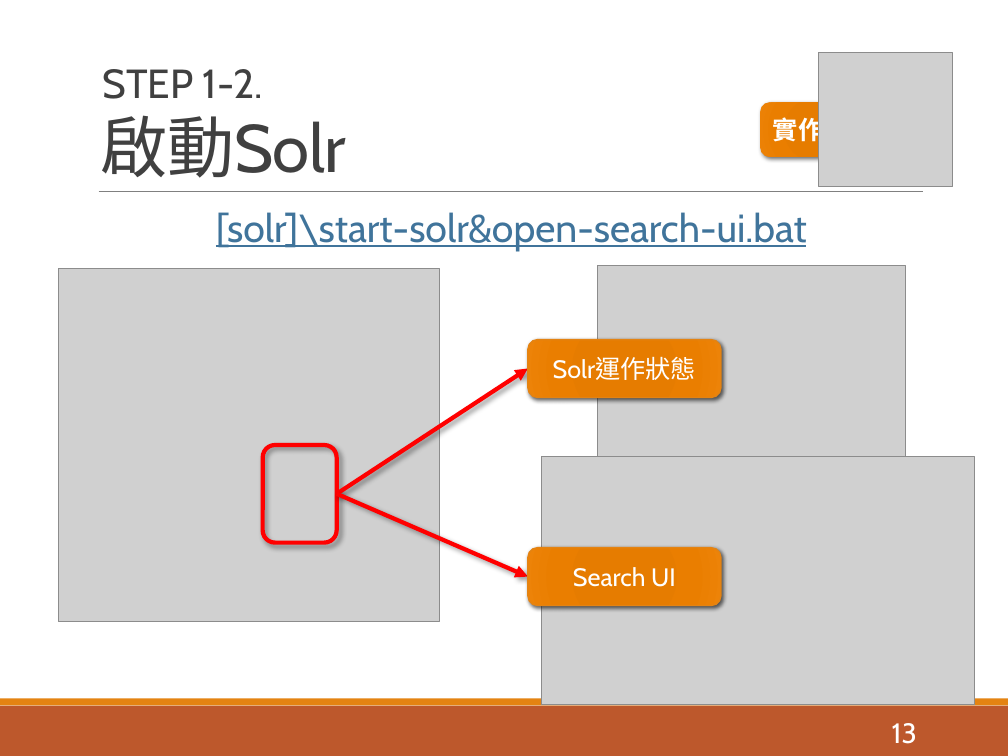
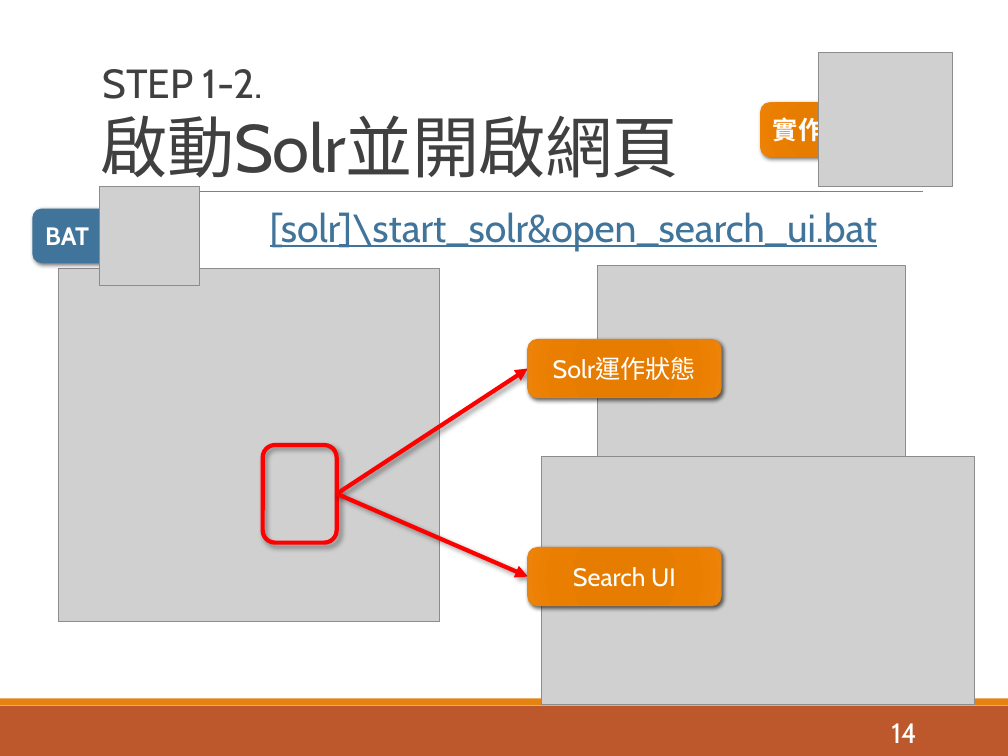
Before and after one commit to pulipulichen/ir-practice-solr, a slide deck: slide 14 of Apache Solr教學介紹.pptx (slide 13 before the commit). Drawn at 1008x756 pixels with LibreOffice and Linux fonts; fonts in the diff are those of the drawing; grey boxes stand for pictures. Boxes give left, top, right and bottom in pixels: in the first picture for what was removed or moved away, otherwise in the second. Text is boxed around its words. In the diff, an @@ line names an element or a change of style, - is before the commit and + after.

```diff
--- a/Apache Solr教學介紹.pptx
+++ b/Apache Solr教學介紹.pptx
@@ title at bbox=[101, 115, 679, 189]: text changed @@
-啟動Solr
+啟動Solr並開啟網頁
@@ rounded rectangle added at bbox=[32, 209, 145, 263], fill #40749B, 18 pt, text #FFFFFF, bold @@
+BAT
@@ picture added at bbox=[100, 186, 200, 286] @@
@@ text at bbox=[270, 212, 878, 252]: text changed @@
-[solr]\start-solr&open-search-ui.bat
+[solr]\start_solr&open_search_ui.bat
@@ page number at bbox=[891, 723, 917, 743]: text changed @@
-13
+14
```
Also in this commit, not shown: 5 other slides changed, 5 slides added, 6 other files.
